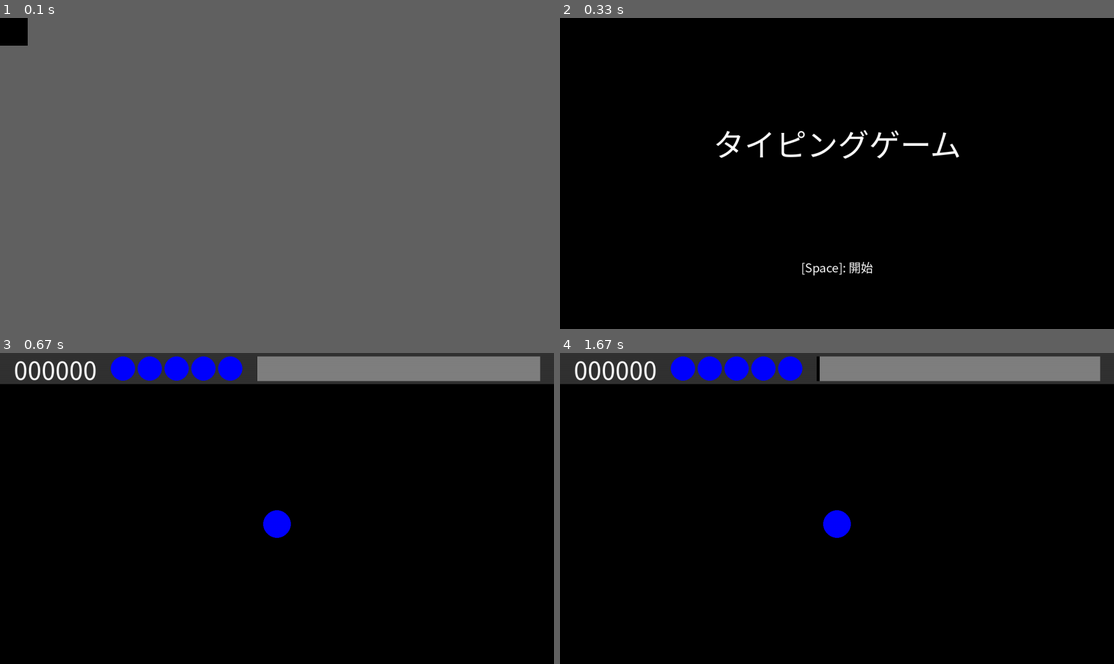
Above: before the commit, frames 1-4 (two rows, left to right).
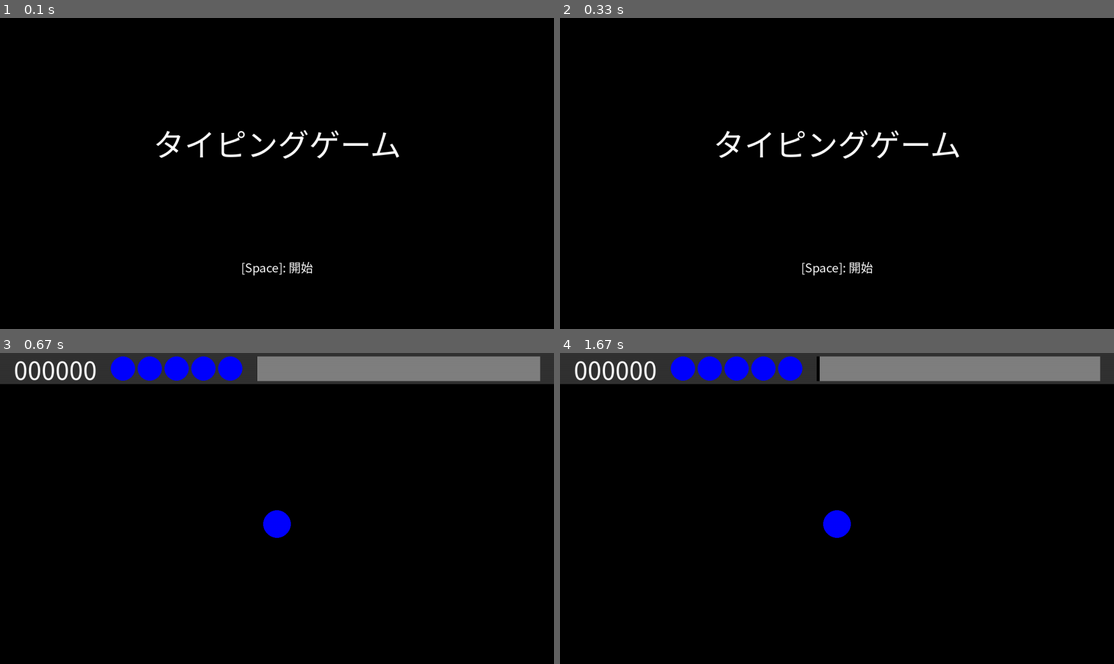
Above: after the commit, the same moments.

Repository: wolf4032/pygame-typing
Game: pygame game, started from main.py
Two runs of this game, one before a commit and one after it. Both use one fixed random seed, a clock stepped at 60 frames per second and the inputs below.
Inputs:
- Up to frame 1 (0.1 s): no input
- Up to frame 2 (0.33 s): no input
- Up to frame 3 (0.67 s): tap Space at 0.33 s
- Up to frame 4 (1.67 s): tap Enter at 0.67 s
In our replay, in frame 1 the window is 45x45 before the commit and 900x506 after it. These sizes can differ from the game's own. Grey fills any space a smaller window leaves; there, only what the larger window draws over its background counts as a difference.

The runs differ from the first frame. In frame 1, 1.0% of the frame differs, in the area x 28-73%, y 35-83%; in frame 2, nothing differs; in frame 3, nothing differs; in frame 4, nothing differs.

Commit message:
Add sound effects: correct_key, wrong_key, and earth_damge

Diff:
--- a/classes/characters/earth.py
+++ b/classes/characters/earth.py
@@ -115,6 +115,8 @@
         イメージ
     _pos : Vector2
         中心座標
+    _damage_sound : Sound
+        ダメージを受けたときの効果音
     """
 
     _max_health: int = 5
@@ -152,6 +154,10 @@
 
         self._pos = Vector2(self.rect.centerx, self.rect.centery)
 
+        self._damage_sound = pygame.mixer.Sound(
+            'assets/sounds/earth_damage.ogg'
+        )
+
     @property
     def pos(self) -> Vector2:
         """
@@ -222,6 +228,8 @@
         if damage:
             self._health -= damage
 
+            self._damage_sound.play()
+
             if self._health <= 0:
                 pass
 
--- a/classes/characters/enemy/enemies.py
+++ b/classes/characters/enemy/enemies.py
@@ -2,7 +2,9 @@
 import pickle
 
 import networkx as nx
+import pygame
 from pygame import Surface, Rect, Vector2
+from pygame.mixer import Sound
 
 from utils.group import (
     OverlappingReverse,
@@ -46,6 +48,10 @@
         頭文字の入力パターン数だけ、同一のバリューを持つペアが存在する
     _inputting_enemy : Enemy
         入力中の敵
+    _correct_key_sound : Sound
+        入力が正しかった場合の効果音
+    _wrong_key_sound : Sound
+        入力が間違っていた場合の効果音
     _correct_count : int
         正しい入力数
     _incorrect_count : int
@@ -79,6 +85,13 @@
         self._enemies: list[Enemy] = []
         self._first_keys_dic: dict[str, Enemy] = {}
         self._inputting_enemy: Enemy = None
+
+        self._correct_key_sound = pygame.mixer.Sound(
+            'assets/sounds/correct_key.ogg'
+        )
+        self._wrong_key_sound = pygame.mixer.Sound(
+            'assets/sounds/wrong_key.ogg'
+        )
 
         self.reset()
 
@@ -99,6 +112,8 @@
                 hira_tango,
                 self._waiting_meteors,
                 self._waiting_input_boxs,
+                self._correct_key_sound,
+                self._wrong_key_sound,
                 earth_pos
             )
 
@@ -249,6 +264,8 @@
 
         else:
             self._incorrect_count += 1
+
+            self._wrong_key_sound.play()
 
     def _kill_enemy(self, enemy: Enemy) -> None:
         """
@@ -572,6 +589,8 @@
             hira_tango: str,
             meteors: OverlappingReverse,
             input_boxs: KeepWithinReverse,
+            correct_key_sound: Sound,
+            wrong_key_sound: Sound,
             earth_center: Vector2
     ) -> Enemy:
         """
@@ -585,6 +604,10 @@
             隕石のグループ
         input_boxs : KeepWithinReverse
             入力ボックスのグループ
+        correct_key_sound : Sound
+            入力が正しかった場合の効果音
+        wrong_key_sound : Sound
+            入力が間違っていた場合の効果音
         earth_center : Vector2
             地球の中心
 
@@ -604,6 +627,8 @@
         enemy = Enemy(
             first_hira,
             graph,
+            correct_key_sound,
+            wrong_key_sound,
             self._fps,
             meteor_args,
             input_box_args,
--- a/classes/characters/enemy/enemy.py
+++ b/classes/characters/enemy/enemy.py
@@ -1,5 +1,7 @@
 import networkx as nx
+
 from pygame import Vector2, Rect
+from pygame.mixer import Sound
 
 from classes.characters.enemy.meteor import MeteorArgs, Meteor
 from classes.characters.enemy.input_box.input_box import InputBoxArgs, InputBox
@@ -30,6 +32,8 @@
             self,
             first_hira: str,
             graph: nx.DiGraph,
+            correct_key_sound: Sound,
+            wrong_key_sound: Sound,
             fps: int,
             meteor_args: MeteorArgs,
             input_box_args: InputBoxArgs,
@@ -47,6 +51,10 @@
             単語のローマ字入力の全パターンを網羅した有向グラフ
             開始ノードと終了ノード以外は、ノードに対応したローマ字入力のタプルと、
             そのノードのひらがなの終了位置が、単語のどこであるかを示す整数を持つ
+        correct_key_sound : Sound
+            入力が正しかった場合の効果音
+        wrong_key_sound : Sound
+            入力が間違っていた場合の効果音
         fps : int
             FPS
         meteor_args : MeteorArgs
@@ -60,7 +68,9 @@
         """
         self._first_hira = first_hira
 
-        self._key_processor = KeyProcessor(graph)
+        self._key_processor = KeyProcessor(
+            graph, correct_key_sound, wrong_key_sound
+        )
 
         self._meteor = Meteor(meteor_args, fps)
         assumed_keys = self._key_processor.assumed_keys
@@ -225,12 +235,21 @@
         'n'が入力された場合、次の入力として、'n'を正解とするかどうかのフラグ
     _accepting_keys : list[str]
         正解である１文字の入力のリスト
+    _correct_key_sound : Sound
+        入力が正しかった場合の効果音
+    _wrong_key_sound : Sound
+        入力が間違っていた場合の効果音
     """
 
     _start_node = ('start', 0)
     _end_node = ('end', -1)
 
-    def __init__(self, graph: nx.DiGraph):
+    def __init__(
+            self,
+            graph: nx.DiGraph,
+            correct_key_sound: Sound,
+            wrong_key_sound: Sound
+    ):
         """
         コンストラクタ
 
@@ -240,6 +259,10 @@
             単語のローマ字入力の全パターンを網羅した有向グラフ
             開始ノードと終了ノード以外は、ノードに対応したローマ字入力のタプルと、
             そのノードのひらがなの終了位置が、単語のどこであるかを示す整数を持つ
+        correct_key_sound : Sound
+            入力が正しかった場合の効果音
+        wrong_key_sound : Sound
+            入力が間違っていた場合の効果音
         """
         self._graph = graph
         self._keys_for_now_node = ''
@@ -250,6 +273,9 @@
 
         self._allow_n = False
         self._update_accepting_keys()
+
+        self._correct_key_sound = correct_key_sound
+        self._wrong_key_sound = wrong_key_sound
 
     @property
     def accepting_keys(self) -> list[str]:
@@ -416,9 +442,13 @@
             )
             assumed_keys = self._assumed_keys
 
+            self._correct_key_sound.play()
+
         else:
             confirmed_keys = None
             assumed_keys = None
+
+            self._wrong_key_sound.play()
 
         return confirmed_keys, assumed_keys
 
--- a/classes/screens/battle.py
+++ b/classes/screens/battle.py
@@ -125,49 +125,6 @@
 
         self._setup()
 
-    # def run(self) -> None:
-    #     """
-    #     実行
-    #     """
-    #     self._result.apply_difficulty_settings()
-
-    #     while True:
-    #         self._battle()
-
-    # def _battle(self) -> None:
-    #     """
-    #     戦闘
-
-    #     Returns
-    #     -------
-    #     None
-    #         戦闘終了時に、return Noneでメソッドを終了する
-    #     """
-    #     self._setup()
-
-    #     while True:
-    #         self._frames += 1
-
-    #         if self._frames > self._end_frames:
-    #             self._finish()
-
-    #             return None
-
-    #         self._enemies.add(self._frames, self._earth.pos)
-    #         dirty_rects = self._draw()
-    #         pygame.display.update(dirty_rects)
-
-    #         if self._earth.health <= 0:
-    #             self._finish()
-
-    #             return None
-
-    #         key = Battle._accept_input()
-    #         self._update(key)
-    #         self._clear()
-
-    #         self._clock.tick(FPS)
-
     def run(self, events: list[Event]) -> tuple[list[Rect] | None, bool]:
         """
         実行
--- a/utils/utils.py
+++ b/utils/utils.py
@@ -107,20 +107,19 @@
         int
             FPSの計測結果
         """
-        clock = pygame.time.Clock()
-
-        for _ in range(11):
-            clock.tick()
-
-            await asyncio.sleep(0)
-
-        fps = clock.get_fps()
-
-        if fps == 0:
+        if sys.platform == 'emscripten':
+            clock = pygame.time.Clock()
+
+            for _ in range(11):
+                clock.tick()
+
+                await asyncio.sleep(0)
+
+            fps = clock.get_fps()
+            fps = round(fps / 10) * 10
+
+        else:
             fps = 60
-
-        else:
-            fps = round(fps / 10) * 10
 
         return fps
 
Not shown, added: assets/sounds/correct_key.ogg
Not shown, added: assets/sounds/earth_damage.ogg
Not shown, added: assets/sounds/wrong_key.ogg
